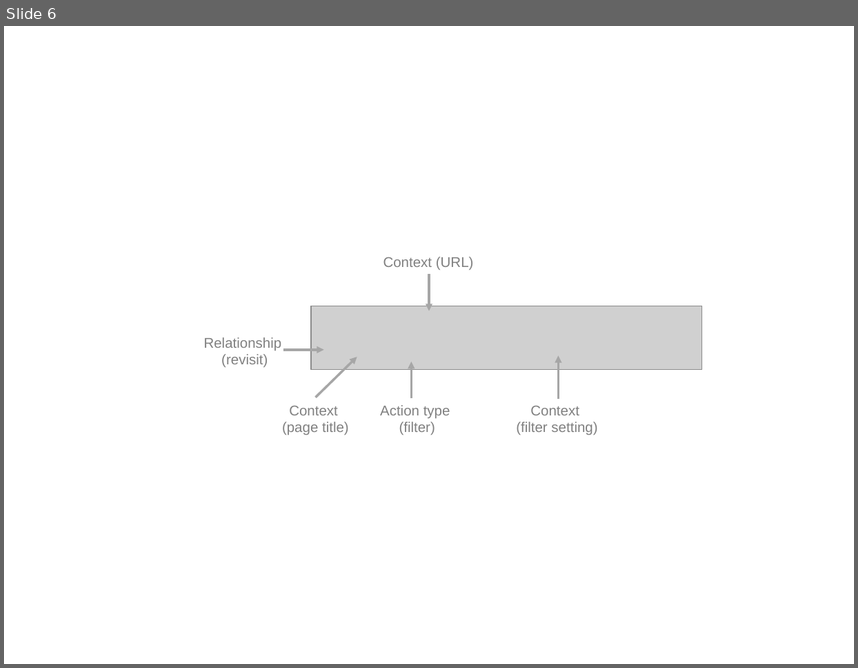
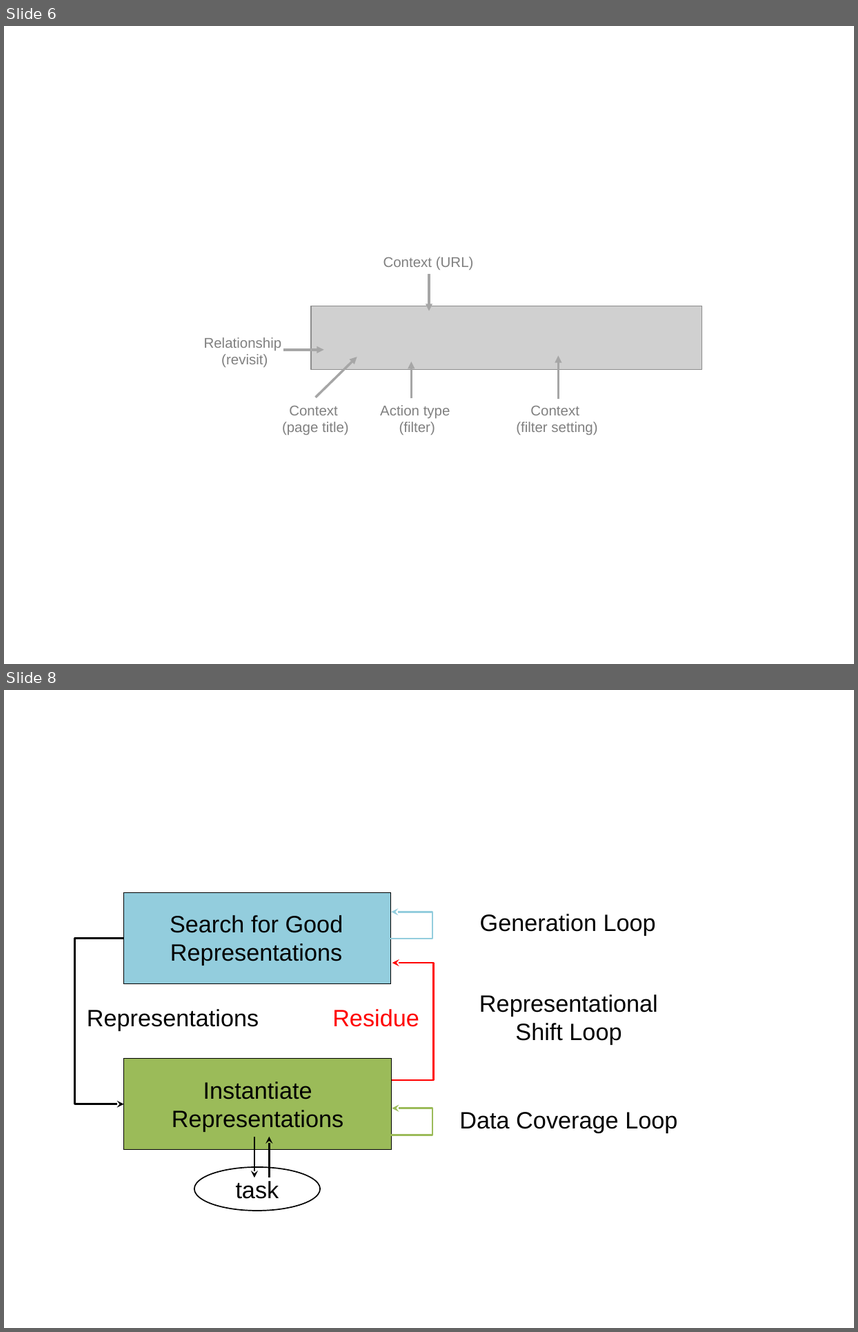
Before and after one commit to phongvis/thesis, a slide deck: Figs/figures.pptx. Shown one above the other, each under a label of ours: slide 6 before the commit, slides 6 and 8 after it; the slides between them are not shown. The pictures are 858x668 and 858x1332 pixels, drawn with LibreOffice and Linux fonts; fonts in the diff are those of the drawing; grey boxes stand for pictures. Boxes give left, top, right and bottom in pixels: in the first picture for what was removed or moved away, otherwise in the second. Text is boxed around its words. In the diff, an @@ line names an element or a change of style, - is before the commit and + after.

```diff
--- a/Figs/figures.pptx
+++ b/Figs/figures.pptx
@@ slide 8 added at [4,690,854,1328], background #FFFFFF @@
@@ group added at [74,892,677,1210]: 5 texts, 4 elbow arrows, 2 rectangles, 2 arrows, 1 ellipse @@
+Instantiate
+Representations
+Search for Good Representations
+Representations
+Residue
+Generation Loop
+Representational
+Shift Loop
+Data Coverage Loop
+task
```
Also in this commit, not shown: 1 other slide added, 37 other files.
